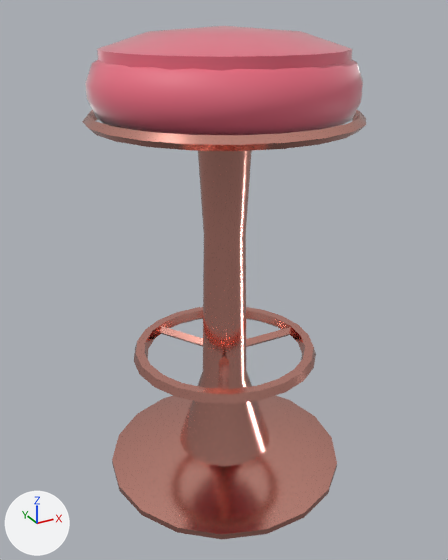
Renders of the glTF model public/assets/interiors/cafe/stool_bar_rose.glb from each side of a commit.
Camera for both pictures: a camera (50 mm lens) standing at (-0.437, -0.792, 0.743) and looking at (-0.003, -0.004, 0.348). Every picture has the same lights, and +X, +Y and +Z are marked at lower left. The picture after the commit comes second.

The first picture shows 'stool_bar_rose'.
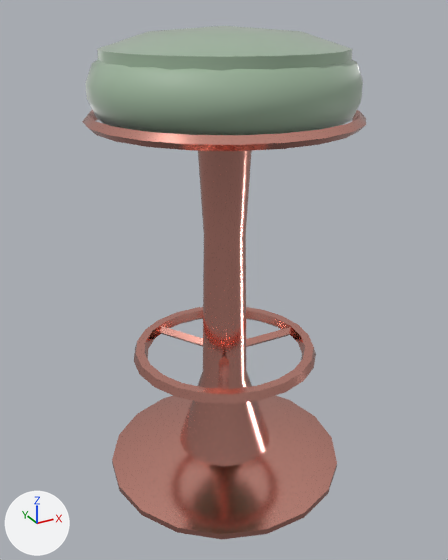
Boxes [x1, y1, x2, y2] around the edits, measured in the pictures (448 x 560 px):
'stool_bar_rose', recoloured (pink to grey)
    both: [85, 26, 363, 536]

Diff of the bpy script that builds the scene:
```diff
--- a/public/assets/interiors/cafe/stool_bar_rose.glb.py
+++ b/public/assets/interiors/cafe/stool_bar_rose.glb.py
@@ mat_fabric_014 @@
 mat_fabric_014 = principled_material('fabric.014')
-mat_fabric_014.base_color = (0.807, 0.141, 0.209)  # red #e8697e
+mat_fabric_014.base_color = (0.328, 0.451, 0.323)  # grey #9bb39a
 mat_fabric_014.roughness = 0.55
```
